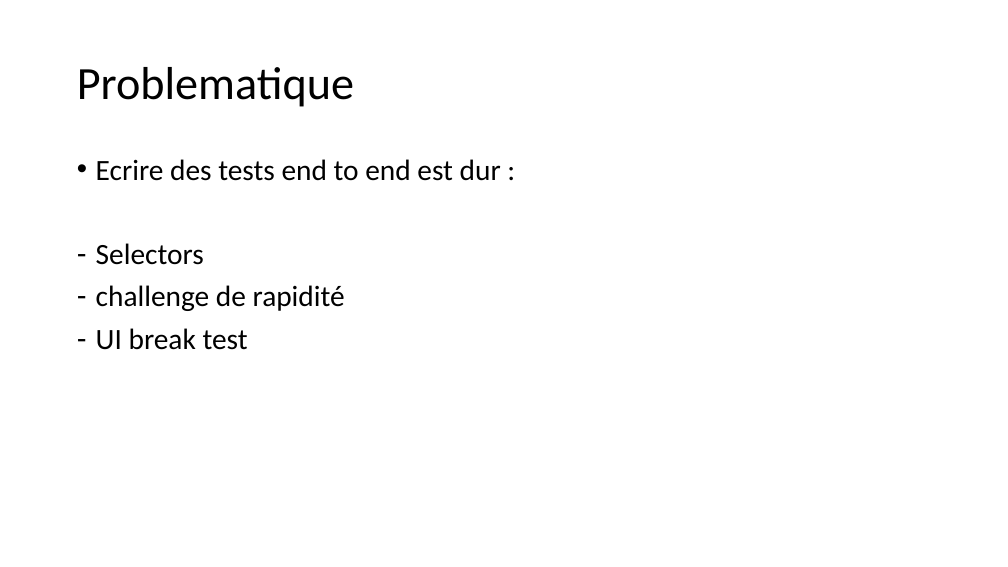
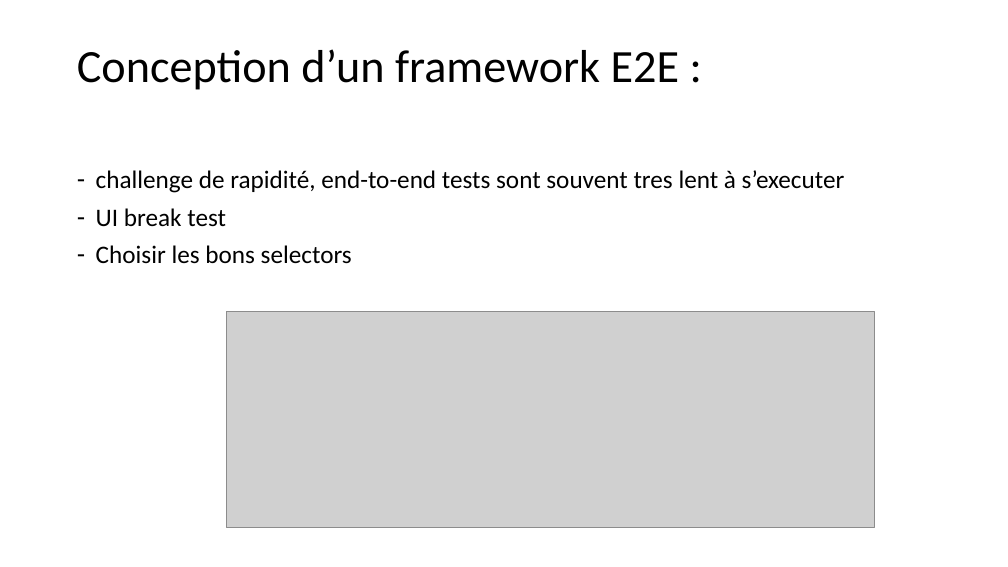
Before and after one commit to seblast312/cypress_youtube, a slide deck: slide 3 of Cypress.pptx (slide 2 before the commit). Drawn at 1008x567 pixels with LibreOffice and Linux fonts; fonts in the diff are those of the drawing; grey boxes stand for pictures. Boxes give left, top, right and bottom in pixels: in the first picture for what was removed or moved away, otherwise in the second. Text is boxed around its words. In the diff, an @@ line names an element or a change of style, - is before the commit and + after.

```diff
--- a/Cypress.pptx
+++ b/Cypress.pptx
@@ title at [77, 49, 679, 90]: text changed @@
-Problematique
+Conception d’un framework E2E :
@@ text "challenge de rapidité, end-to-end tests ...": place and size @@
-text "challenge de rapidité, end-to-end tests ..." at [96, 159, 501, 350]
+text "challenge de rapidité, end-to-end tests ..." at [96, 170, 845, 264]
@@ text at [96, 170, 845, 193]: text changed; size 28 to 24 pt @@
-• Ecrire des tests end to end est dur :
-– Selectors
-– challenge de rapidité
+– challenge de rapidité, end-to-end tests sont souvent tres lent à s’executer
@@ text at [96, 208, 226, 227]: size 28 to 24 pt in "UI break test" @@
@@ text at [96, 245, 352, 264]: paragraph added @@
+– Choisir les bons selectors
@@ picture added at [226, 312, 874, 527] @@
```
Also in this commit, not shown: 6 other slides changed, 5 slides added, 1 slide removed, 16 other files.
